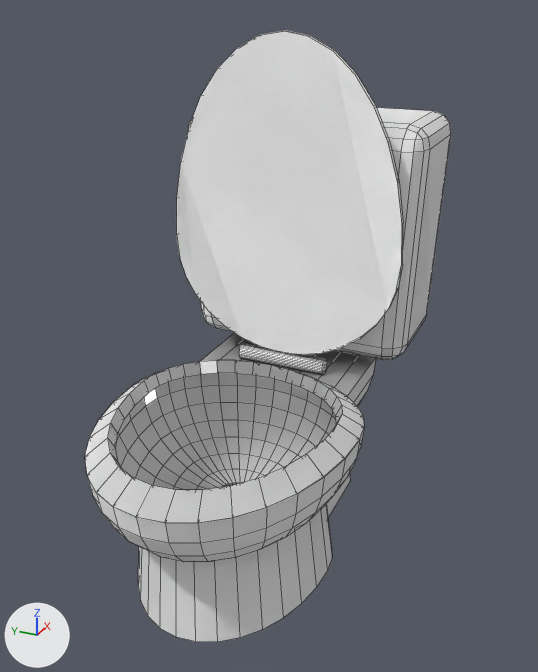
The Blender file Assets/Prefabs/toilet.blend: old version first, new version second.
Before and after are seen from a camera (50 mm lens) standing at (1.4, -1.39, 1.79) and looking at (4.35, -0.06, 0.32). Arrows for +X, +Y and +Z are at lower left; the lights stay in place. Mesh edges are drawn as thin lines.
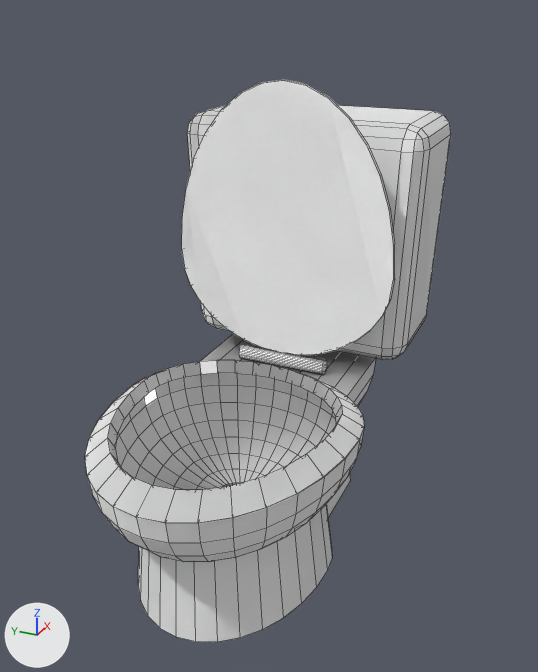
Edits to the scene script, one JSON object a line:
```json
{"op": "set", "path": "img_marble_stone_polished_porcelain_431755_1_1515727362_jpg", "old": "load_image('marble_stone_polished_porcelain_431755_1.1515727362.jpg', '../Materials and Textures/marble_stone_polished_porcelain_431755_1.1515727362.jpg', 1000, 1000, 'sRGB')", "new": "load_image('marble_stone_polished_porcelain_431755_1.1515727362.jpg', '../Materials and Textures/marble_stone_polished_porcelain_431755_1.1515727362.jpg', 1000, 1000, 'Non-Color')"}
{"block": "me_sphere_004", "where": "me_sphere_004.from_pydata(...)  # 1041 vertices, 892 faces; spans x -0.93..1.4, y -0.6..0.6, z -0.89..1.8"}
{"block": "me_sphere_004", "where": "# used by ob_sphere_001; location = (4.0, 0.0, 0.0); scale = (0.79, 0.997, 0.914)"}
{"block": "me_sphere_004", "change": "me_sphere_004 part 1: the loose piece of 70 vertices spanning x 0.82..0.85, y -0.6..0.6, z 0.09..1.8 is scaled about its middle by (0.861, 0.95, 0.869), then moved by (0.0, 0.0, -0.11)"}
```

Where the change shows, as pixel boxes [x1, y1, x2, y2] in the pictures (538 x 672 px; the box of a moved part takes in the faces that stretch with it):
```json
{"object": "Sphere.001", "change": "surface changed, reshaped", "before": [85, 30, 403, 642], "after": [85, 80, 395, 642], "on screen": "8% shorter"}
{"part": 1, "of": "me_sphere_004", "change": "moved or reshaped", "before": [177, 30, 403, 355], "after": [182, 80, 395, 355]}
```
